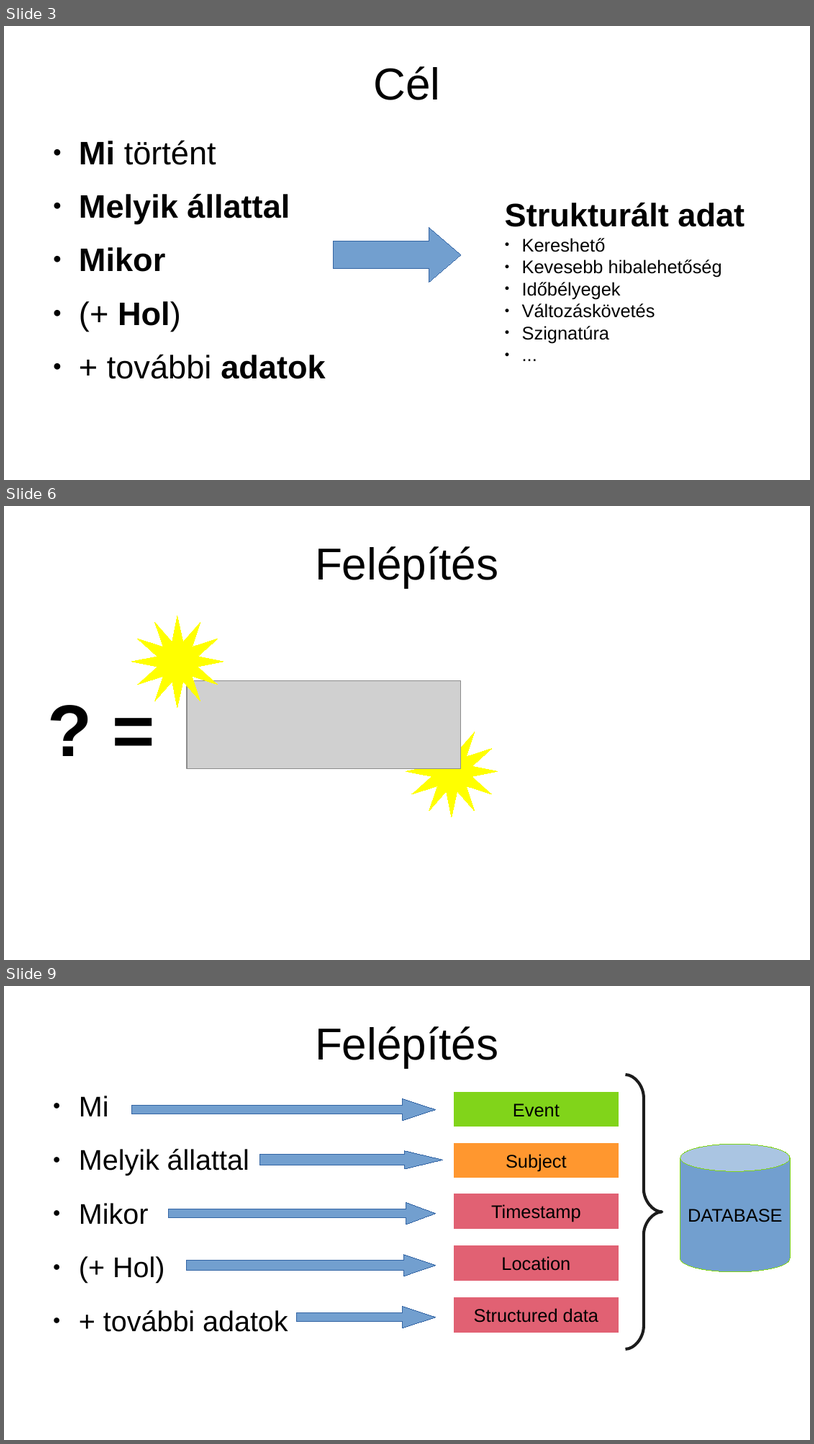
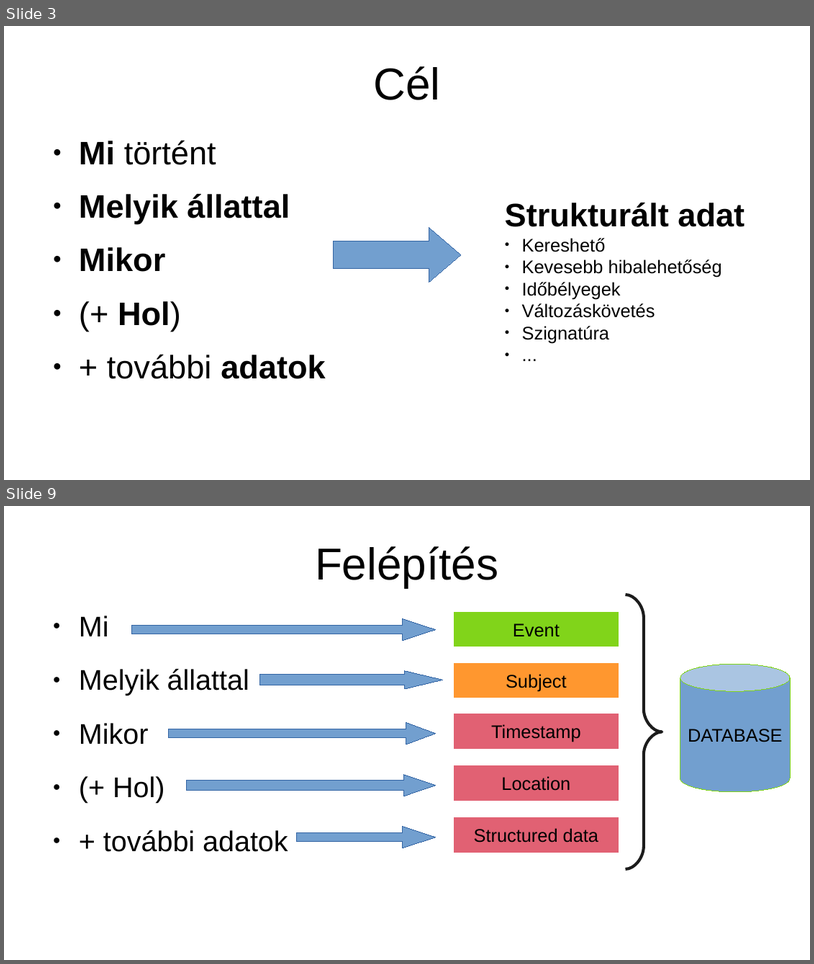
Before and after one commit to dfajtai/exam_register, a slide deck: src/online_event_recorder/howto/exam_register_manual_v0_20240305.odp. Shown one above the other, each under a label of ours: slides 3, 6 and 9 before the commit, slides 3 and 9 after it; the slides between them are not shown. The pictures are 814x1444 and 814x964 pixels, drawn with LibreOffice and Linux fonts; fonts in the diff are those of the drawing; grey boxes stand for pictures. Boxes give left, top, right and bottom in pixels: in the first picture for what was removed or moved away, otherwise in the second. Text is boxed around its words. In the diff, an @@ line names an element or a change of style, - is before the commit and + after.

```diff
--- a/src/online_event_recorder/howto/exam_register_manual_v0_20240305.odp
+++ b/src/online_event_recorder/howto/exam_register_manual_v0_20240305.odp
@@ slide 6 removed at (4, 506, 810, 960), background #FFFFFF @@
@@ title removed at (315, 546, 499, 587) @@
-Felépítés
@@ freeform shape removed at (132, 615, 224, 707) @@
@@ text removed at (41, 680, 205, 768) @@
-? =
@@ picture removed at (187, 681, 461, 769) @@
@@ freeform shape removed at (406, 726, 498, 817) @@
```
Also in this commit, not shown: 6 slides changed, 17 slides added, 1 other slide removed, 4 other files.
